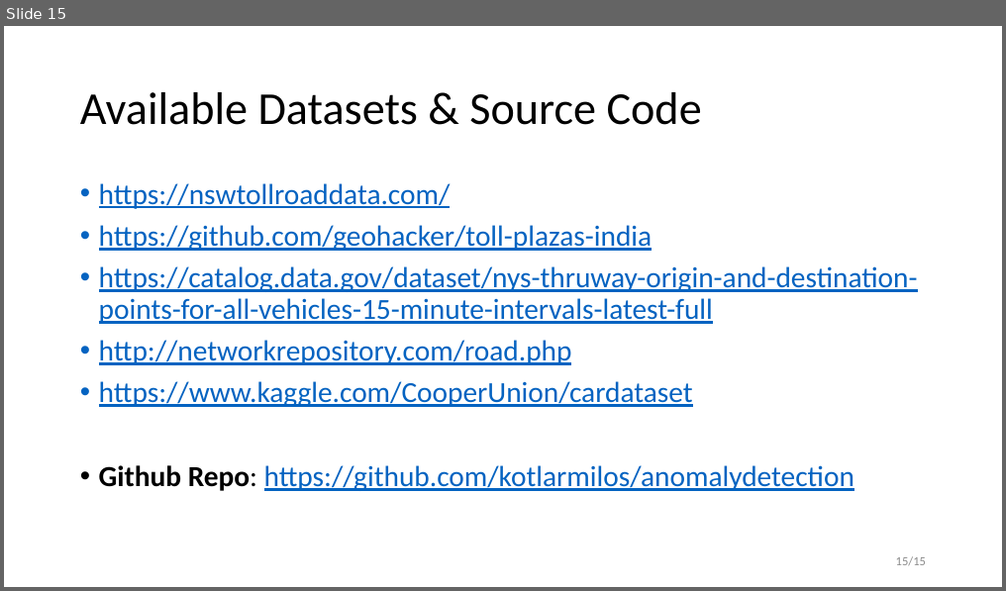
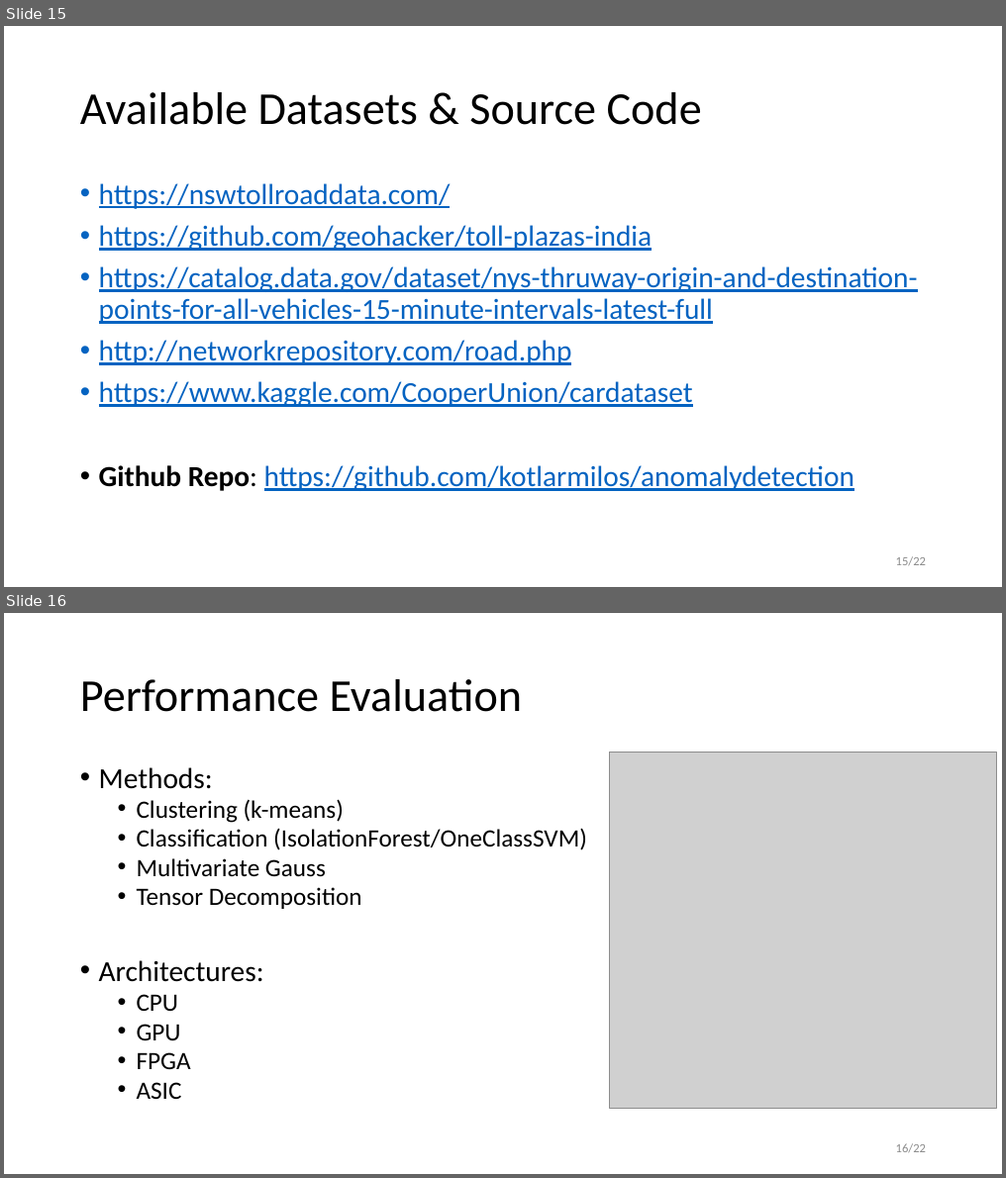
Before and after one commit to tyqh03/anomalydetection, a slide deck: doc/Real-Time Anomaly Detection System for Highway Traffic.pptx. Shown one above the other, each under a label of ours: slide 15 before the commit, slides 15 and 16 after it. The pictures are 1006x591 and 1006x1178 pixels, drawn with LibreOffice and Linux fonts; fonts in the diff are those of the drawing; grey boxes stand for pictures. Boxes give left, top, right and bottom in pixels: in the first picture for what was removed or moved away, otherwise in the second. Text is boxed around its words. In the diff, an @@ line names an element or a change of style, - is before the commit and + after.

```diff
--- a/doc/Real-Time Anomaly Detection System for Highway Traffic.pptx
+++ b/doc/Real-Time Anomaly Detection System for Highway Traffic.pptx
@@ slide 16 added at <box>4,613,1002,1174</box>, background #FFFFFF @@
@@ title added at <box>80,679,523,712</box>, 44 pt, text #000000 @@
+Performance Evaluation
@@ picture added at <box>610,753,997,1109</box> @@
@@ text added at <box>99,767,587,1099</box>, 24 pt, text #000000 @@
+• Methods:
+  • Clustering (k-means)
+  • Classification (IsolationForest/OneClassSVM)
+  • Multivariate Gauss
+  • Tensor Decomposition
+• Architectures:
+  • CPU
+  • GPU
+  • FPGA
+  • ASIC
@@ page number added at <box>896,1144,926,1154</box>, 12 pt, text #8C8C8C @@
+16/22
@@ page number at <box>896,557,926,567</box>: text changed @@
-15/15
+15/22
```
Also in this commit, not shown: 6 other slides added.
